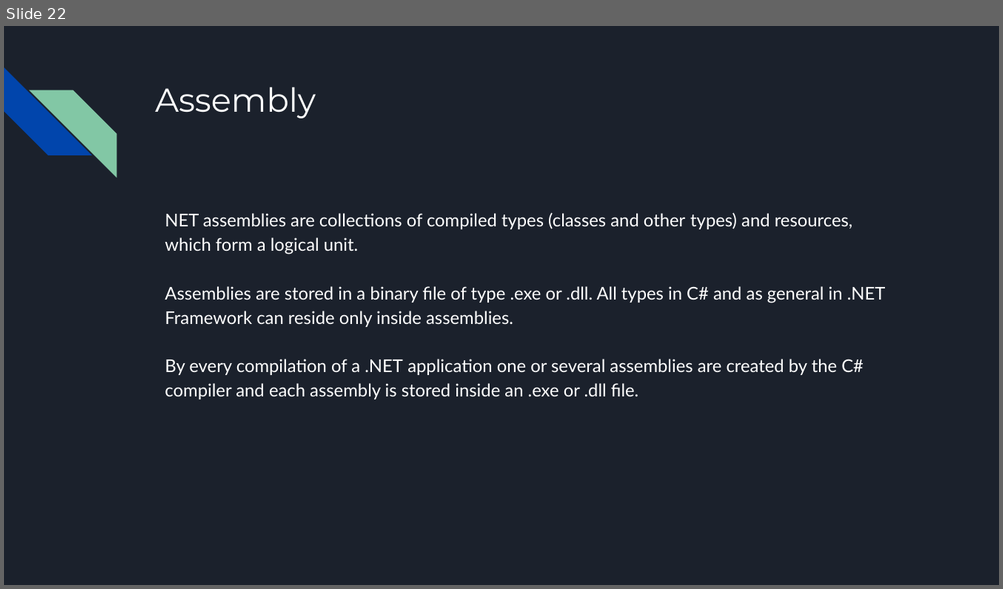
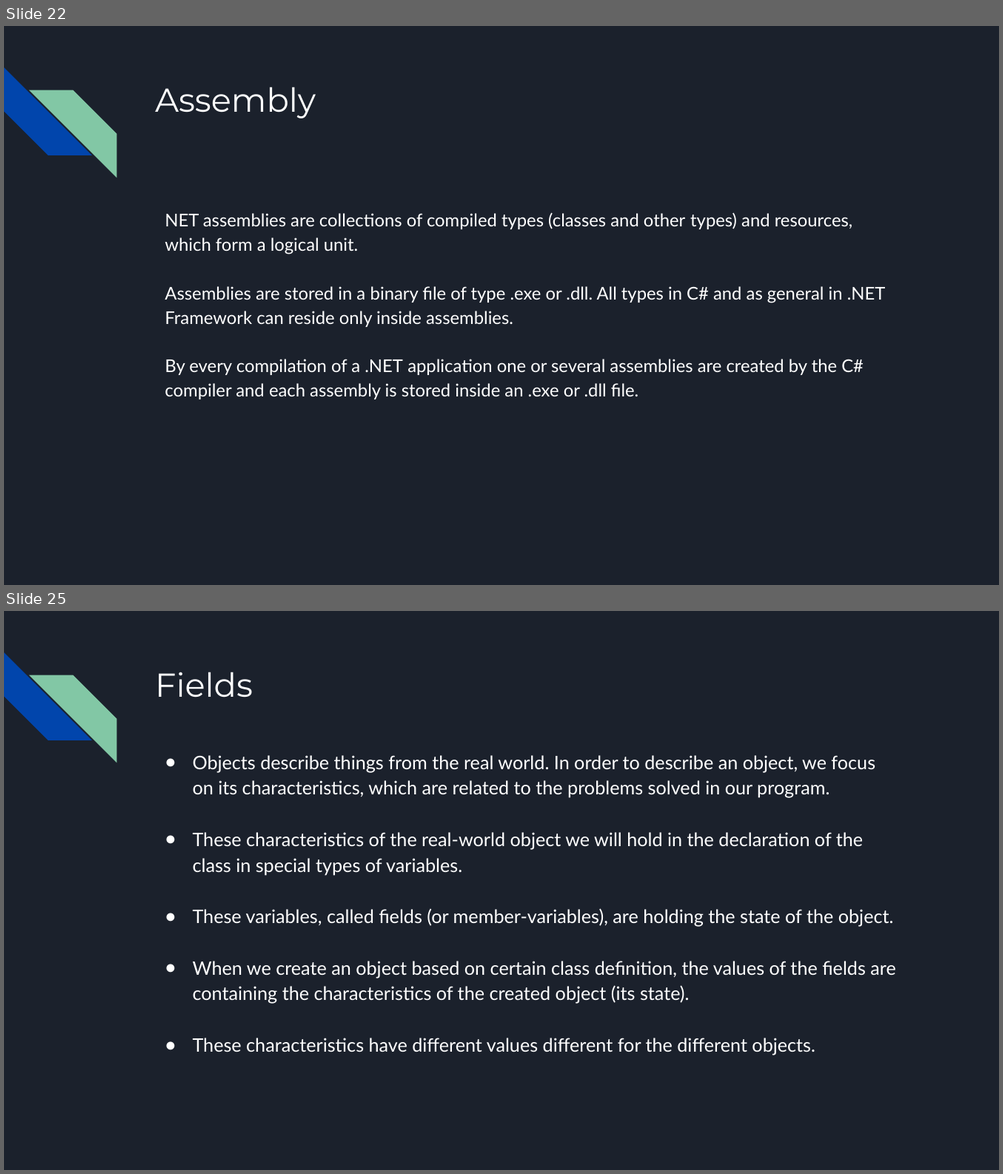
Before and after one commit to bulhard/Principles_Of_Programming, a slide deck: _Presentations/03 Defining classes.pptx. Shown one above the other, each under a label of ours: slide 22 before the commit, slides 22 and 25 after it; the slides between them are not shown. The pictures are 1003x589 and 1003x1174 pixels, drawn with LibreOffice and Linux fonts; fonts in the diff are those of the drawing. Boxes give left, top, right and bottom in pixels: in the first picture for what was removed or moved away, otherwise in the second. Text is boxed around its words. In the diff, an @@ line names an element or a change of style, - is before the commit and + after.

Commit message:
03 Classes

```diff
--- a/_Presentations/03 Defining classes.pptx
+++ b/_Presentations/03 Defining classes.pptx
@@ slide 25 added at (4,611,999,1170), background #1B212C; not listed: 2 template elements that a slide beside it also shows @@
@@ title added at (155,672,253,698), 32 pt, text #FFFFFF @@
+Fields
@@ text added at (193,755,895,1056), 18 pt, text #FFFFFF @@
+● Objects describe things from the real world. In order to describe an object, we focus on its characteristics, which are related to the problems solved in our program.
+● These characteristics of the real-world object we will hold in the declaration of the class in special types of variables.
+● These variables, called fields (or member-variables), are holding the state of the object.
+● When we create an object based on certain class definition, the values of the fields are containing the characteristics of the created object (its state).
+● These characteristics have different values different for the different objects.
```
Also in this commit, not shown: 42 other slides added, 6 other files.
